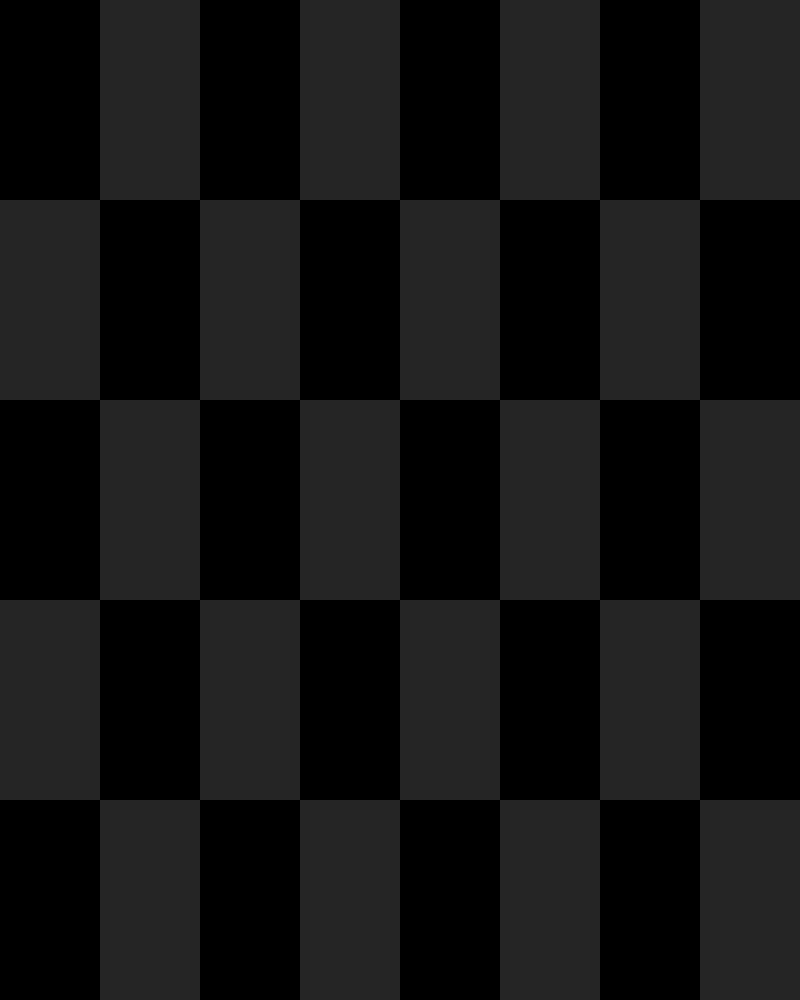
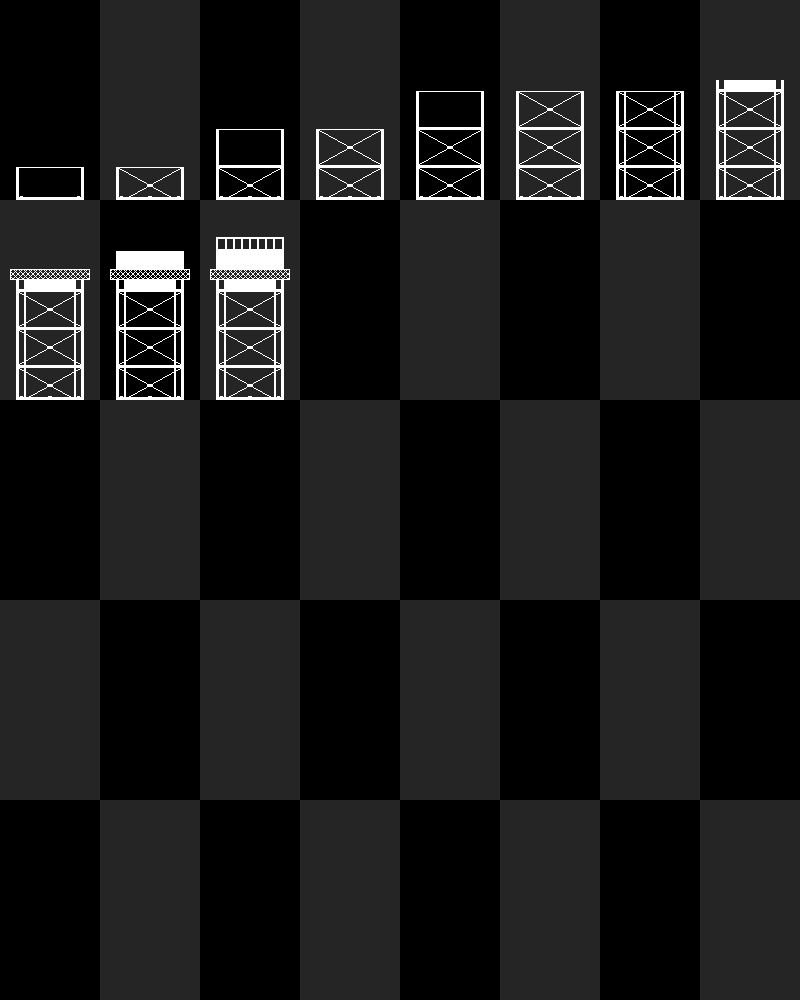
Two versions of the same layered image (800x1000). Layer-by-layer changes:
renamed "Layer 1" to "Layer 10", painted on it over [10, 80, 784, 400]
painted on "Background" over [10, 80, 784, 400]
